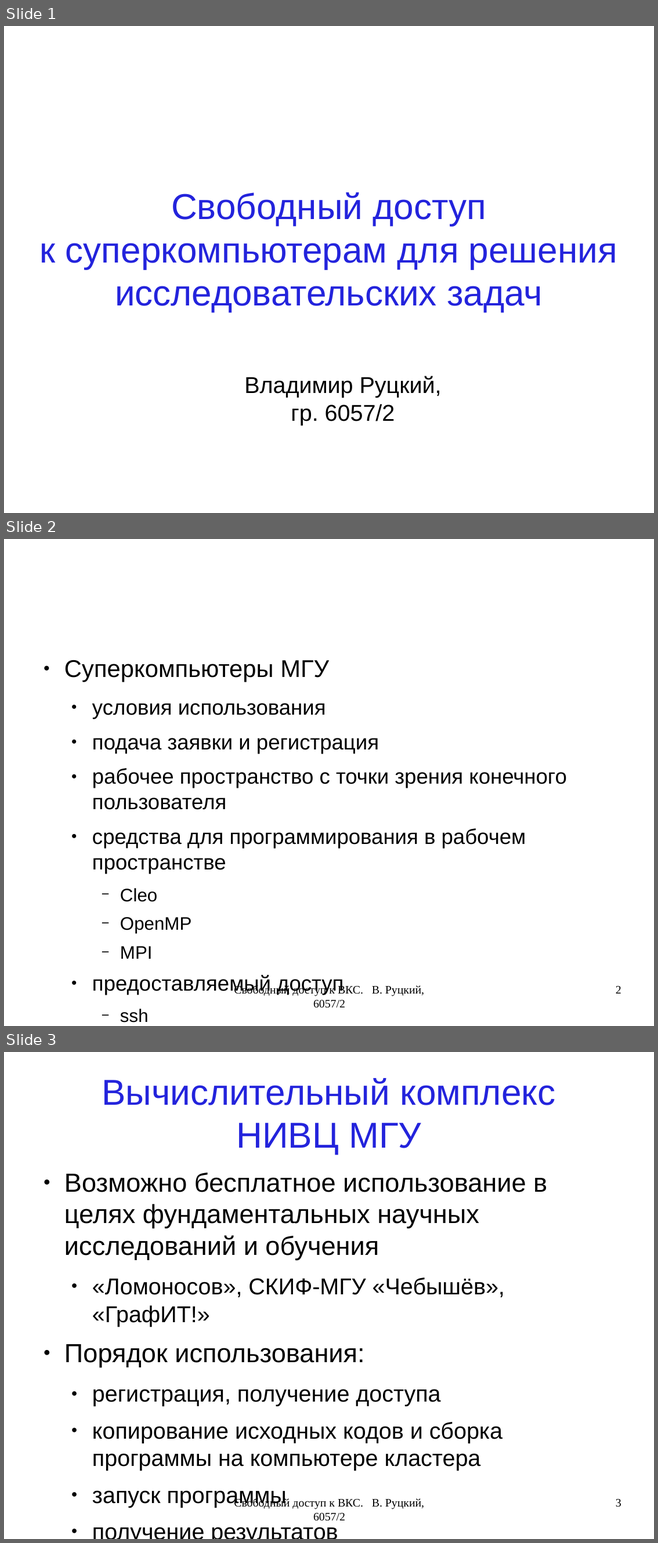
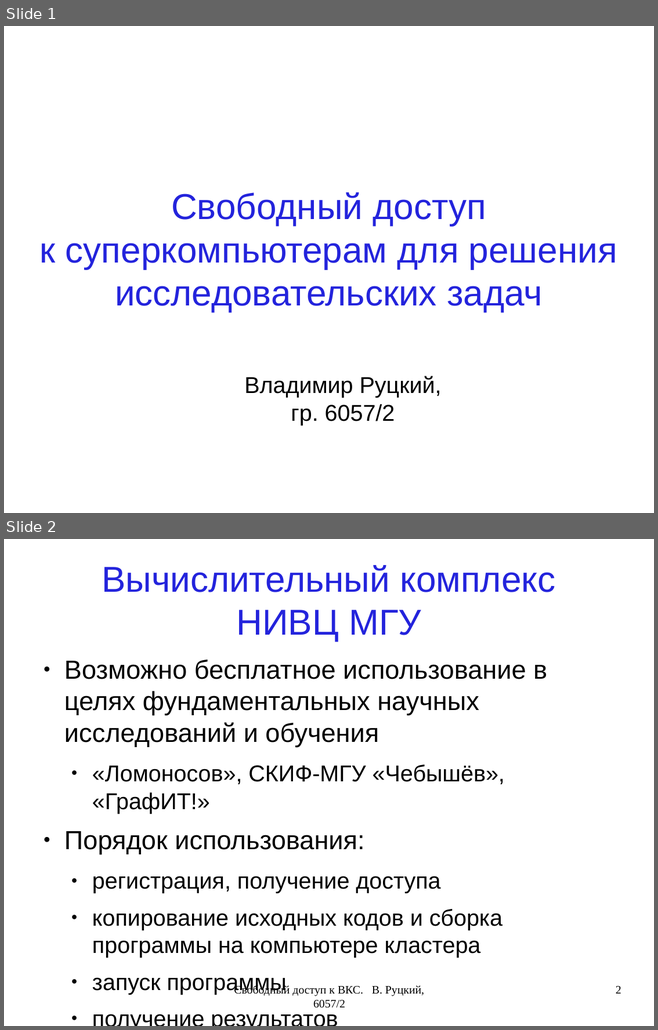
Before and after one commit to rutsky/semester11, a slide deck: ParallelProgramming/HowToUsePresentation/60572_Rutsky_HowToUse.odp. Shown one above the other, each under a label of ours: slides 1, 2 and 3 before the commit, slides 1 and 2 after it. The pictures are 658x1543 and 658x1030 pixels, drawn with LibreOffice and Linux fonts; fonts in the diff are those of the drawing. Boxes give left, top, right and bottom in pixels: in the first picture for what was removed or moved away, otherwise in the second. Text is boxed around its words. In the diff, an @@ line names an element or a change of style, - is before the commit and + after.

```diff
--- a/ParallelProgramming/HowToUsePresentation/60572_Rutsky_HowToUse.odp
+++ b/ParallelProgramming/HowToUsePresentation/60572_Rutsky_HowToUse.odp
@@ slide 2 removed at box(4, 539, 654, 1026), background #FFFFFF @@
@@ text removed at box(64, 660, 566, 1023) @@
-● Суперкомпьютеры МГУ
-  ● условия использования
-  ● подача заявки и регистрация
-  ● рабочее пространство с точки зрения конечного пользователя
-  ● средства для программирования в рабочем пространстве
-    − Cleo
-    − OpenMP
-    − MPI
-  ● предоставляемый доступ
-    − ssh
-  ● онлайн-статистика
@@ text removed at box(234, 985, 424, 1008) @@
-Свободный доступ к ВКС. В. Руцкий, 6057/2
@@ page number removed at box(615, 986, 621, 994) @@
-2
@@ what was slide 3 is now slide 2 @@
@@ page number at box(615, 986, 621, 994): text changed @@
-3
+2
```
Also in this commit, not shown: 5 slides changed, 1 slide added, 3 other files.
